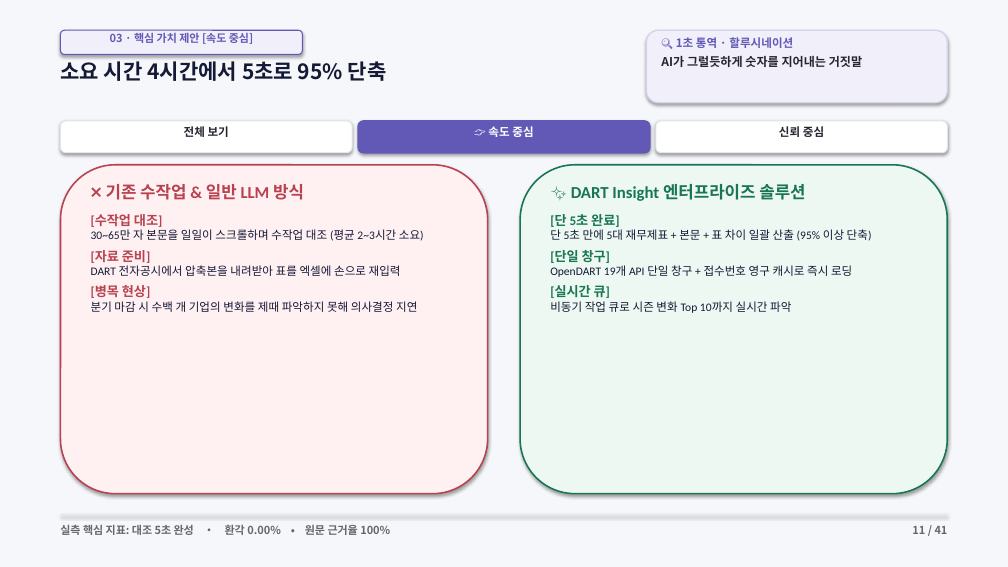
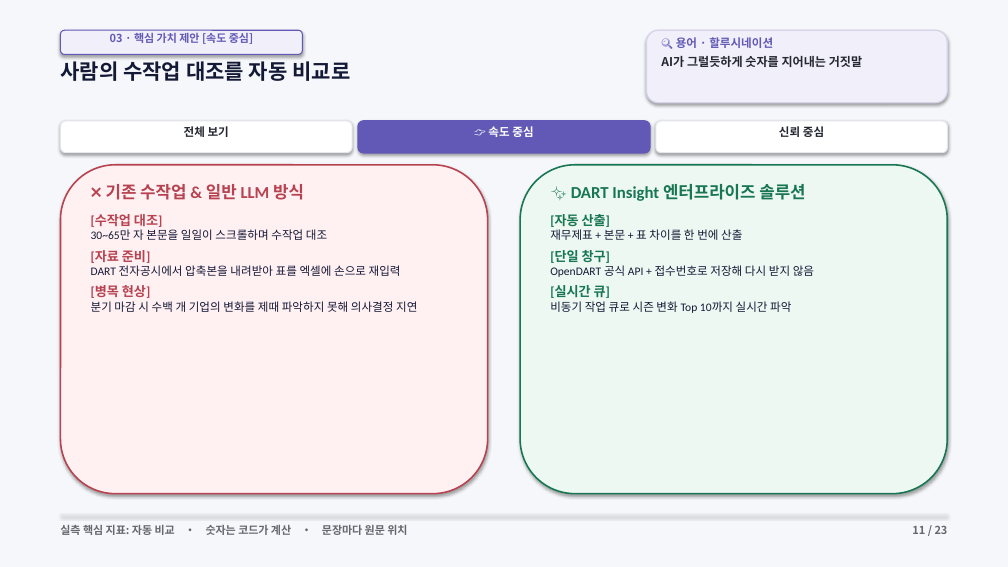
Before and after one commit to ShinhanDSProject/dart-insight, a slide deck: slide 11 of docs/DART_Insight_Presentation.pptx (slide 12 before the commit). Drawn at 1008x567 pixels with LibreOffice and Linux fonts; fonts in the diff are those of the drawing. Boxes give left, top, right and bottom in pixels: in the first picture for what was removed or moved away, otherwise in the second. Text is boxed around its words. In the diff, an @@ line names an element or a change of style, - is before the commit and + after.

```diff
--- a/docs/DART_Insight_Presentation.pptx
+++ b/docs/DART_Insight_Presentation.pptx
@@ text at bbox=[676, 37, 773, 48]: text changed @@
-🔍 1초 통역 · 할루시네이션
+🔍 용어 · 할루시네이션
@@ text at bbox=[60, 61, 350, 81]: text changed @@
-소요 시간 4시간에서 5초로 95% 단축
+사람의 수작업 대조를 자동 비교로
@@ text at bbox=[91, 229, 327, 240]: text changed @@
-30~65만 자 본문을 일일이 스크롤하며 수작업 대조 (평균 2~3시간 소요)
+30~65만 자 본문을 일일이 스크롤하며 수작업 대조
@@ text at bbox=[550, 214, 742, 240]: text changed @@
-[단 5초 완료]
-단 5초 만에 5대 재무제표 + 본문 + 표 차이 일괄 산출 (95% 이상 단축)
+[자동 산출]
+재무제표 + 본문 + 표 차이를 한 번에 산출
@@ text at bbox=[550, 265, 814, 277]: text changed @@
-OpenDART 19개 API 단일 창구 + 접수번호 영구 캐시로 즉시 로딩
+OpenDART 공식 API + 접수번호로 저장해 다시 받지 않음
@@ text at bbox=[60, 525, 407, 535]: text changed @@
-실측 핵심 지표: 대조 5초 완성 • 환각 0.00% • 원문 근거율 100%
+실측 핵심 지표: 자동 비교 • 숫자는 코드가 계산 • 문장마다 원문 위치
@@ text at bbox=[912, 526, 948, 534]: text changed @@
-11 / 41
+11 / 23
```
Also in this commit, not shown: 22 other slides changed, 18 slides removed, 3 other files.
